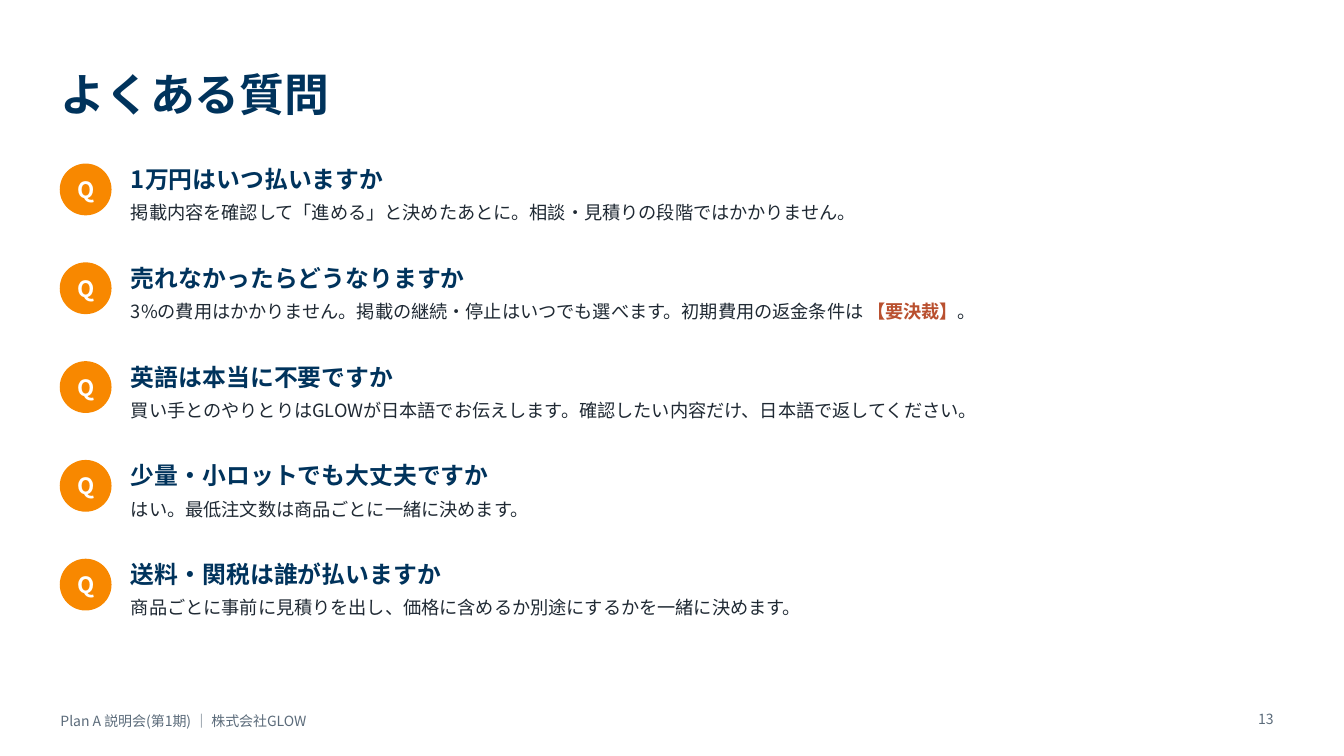
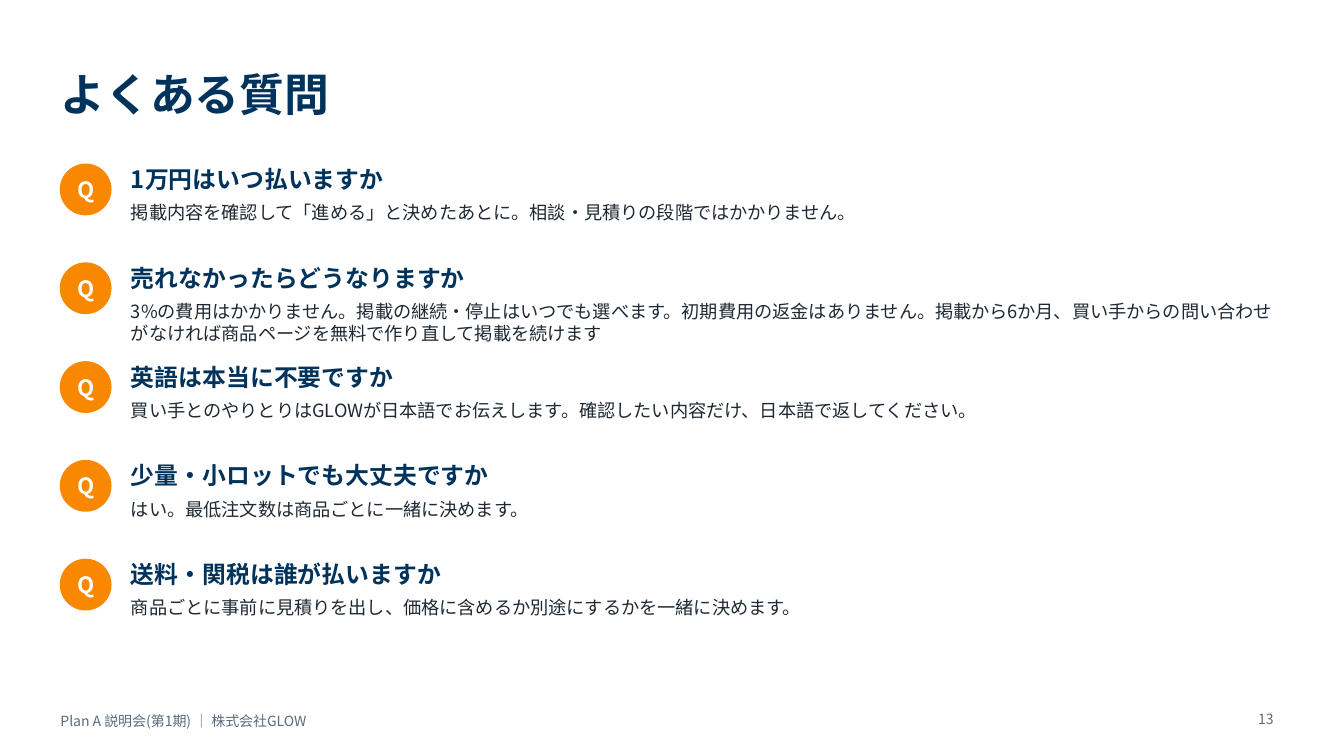
Before and after one commit to allgroup-inc/hojo-hq, a slide deck: slide 13 of docs/Plan A_説明会スライド_第1期_20261002.pptx. Drawn at 1344x756 pixels with LibreOffice and Linux fonts; fonts in the diff are those of the drawing. Boxes give left, top, right and bottom in pixels: in the first picture for what was removed or moved away, otherwise in the second. Text is boxed around its words. In the diff, an @@ line names an element or a change of style, - is before the commit and + after.

```diff
--- a/docs/Plan A_説明会スライド_第1期_20261002.pptx
+++ b/docs/Plan A_説明会スライド_第1期_20261002.pptx
@@ text at (131, 302, 1272, 342): text changed @@
-3%の費用はかかりません。掲載の継続・停止はいつでも選べます。初期費用の返金条件は 【要決裁】。
+3%の費用はかかりません。掲載の継続・停止はいつでも選べます。初期費用の返金はありません。掲載から6か月、買い手からの問い合わせがなければ商品ページを無料で作り直して掲載を続けます
```
Also in this commit, not shown: 2 other slides changed, 8 other files.
